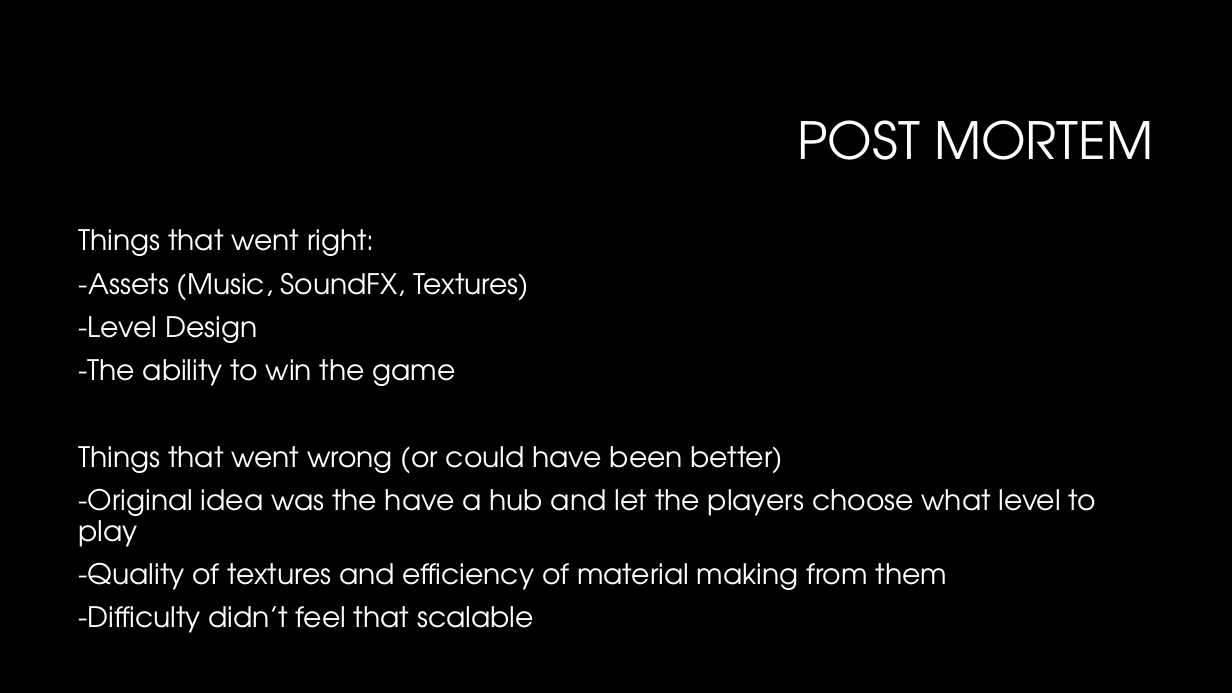
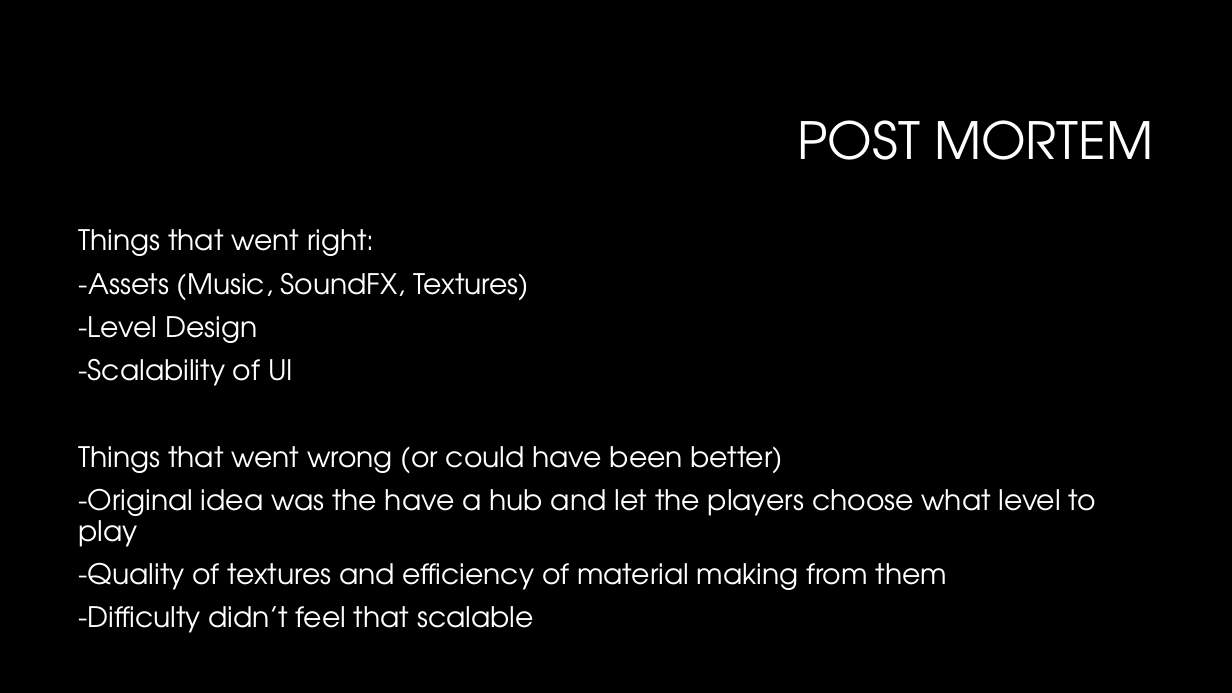
Before and after one commit to LakosFermant/CIT-490-Capstone, a slide deck: slide 8 of Capstone Presentation.pptx. Drawn at 1232x693 pixels with LibreOffice and Linux fonts; fonts in the diff are those of the drawing; background and template pictures are left out. Boxes give left, top, right and bottom in pixels: in the first picture for what was removed or moved away, otherwise in the second. Text is boxed around its words. In the diff, an @@ line names an element or a change of style, - is before the commit and + after.

```diff
--- a/Capstone Presentation.pptx
+++ b/Capstone Presentation.pptx
@@ text at (79,358,293,386): text changed @@
--The ability to win the game
+-Scalability of UI
```
Also in this commit, not shown: 2 other slides changed, 7 other files.
